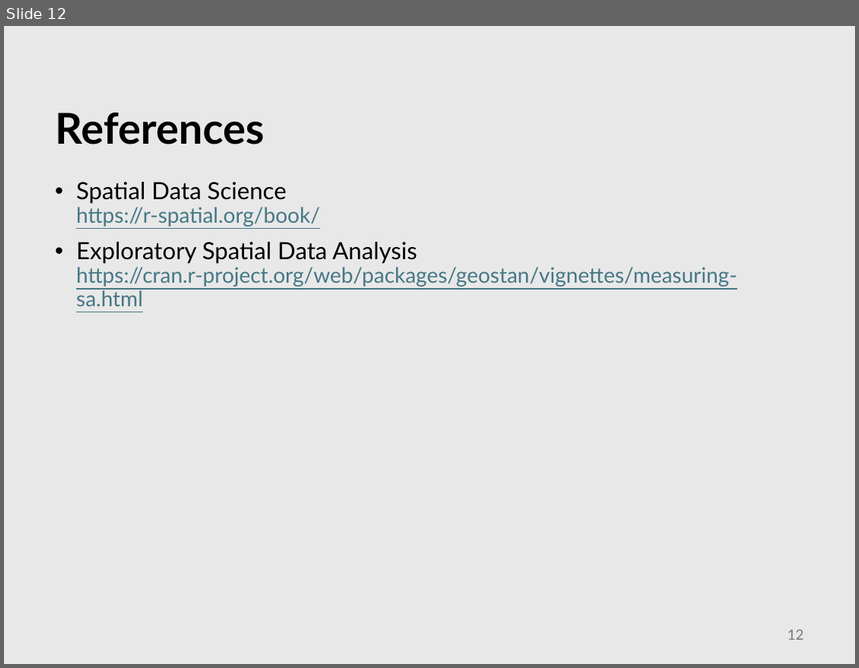
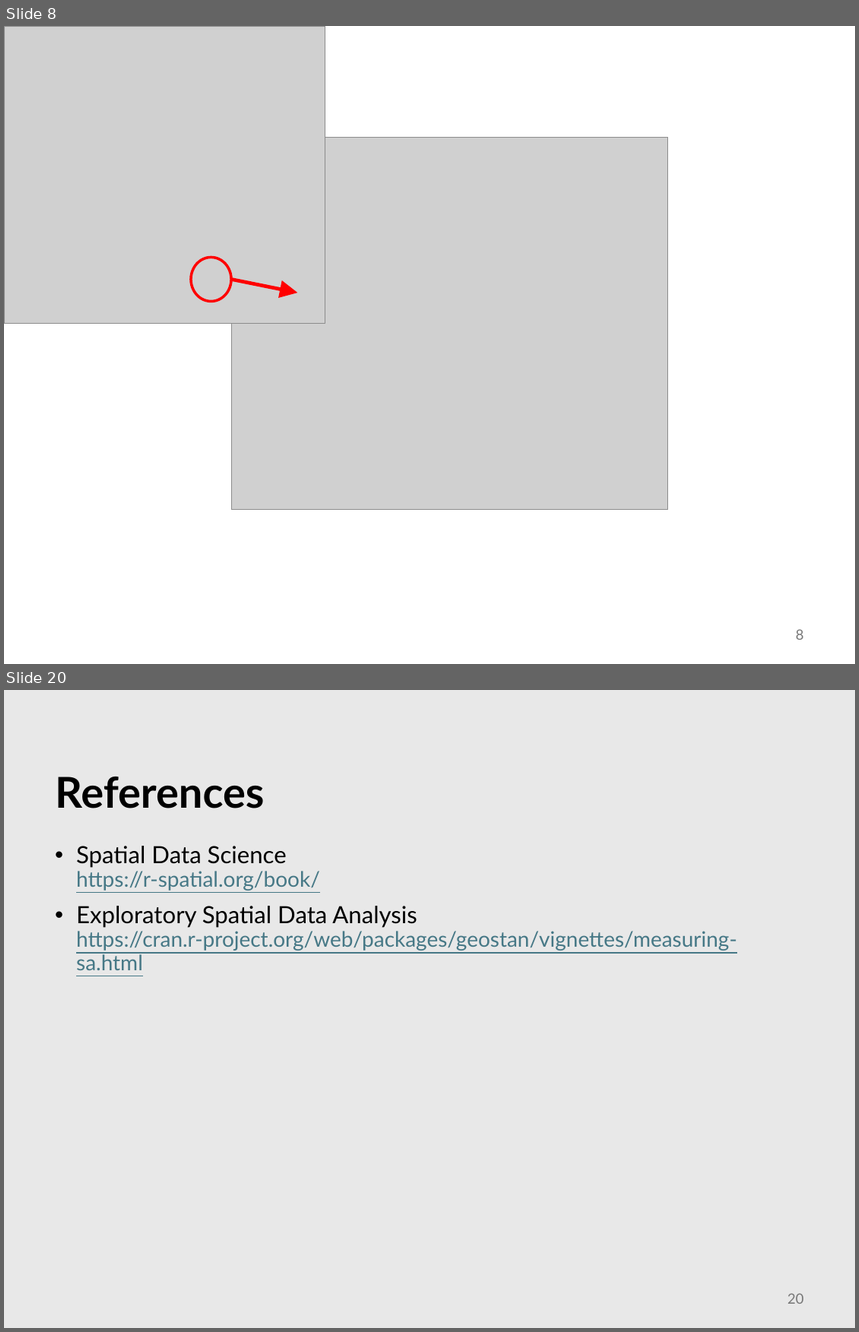
Before and after one commit to abuabara/abuabara.github.io, a slide deck: DAEN489S26/week13_slides.pptx. Shown one above the other, each under a label of ours: slide 12 before the commit, slides 8 and 20 after it; the slides between them are not shown. The pictures are 859x668 and 859x1332 pixels, drawn with LibreOffice and Linux fonts; fonts in the diff are those of the drawing; grey boxes stand for pictures. Boxes give left, top, right and bottom in pixels: in the first picture for what was removed or moved away, otherwise in the second. Text is boxed around its words. In the diff, an @@ line names an element or a change of style, - is before the commit and + after.

```diff
--- a/DAEN489S26/week13_slides.pptx
+++ b/DAEN489S26/week13_slides.pptx
@@ slide 8 added at (x1=4, y1=26, x2=855, y2=664), background #FFFFFF @@
@@ picture added at (x1=4, y1=26, x2=325, y2=324) @@
@@ picture added at (x1=231, y1=137, x2=668, y2=509) @@
@@ ellipse added at (x1=191, y1=258, x2=231, y2=302), outline #FF0000 2.25 pt @@
@@ arrow added from (231, 280) to (297, 293), #FF0000 3 pt @@
@@ page number added at (x1=796, y1=629, x2=804, y2=640), 12 pt, text #797979 @@
+8
@@ what was slide 12 is now slide 20 @@
@@ page number at (x1=788, y1=1293, x2=804, y2=1304): text changed @@
-12
+20
```
Also in this commit, not shown: 11 slides changed, 18 other slides added, 1 other file.
